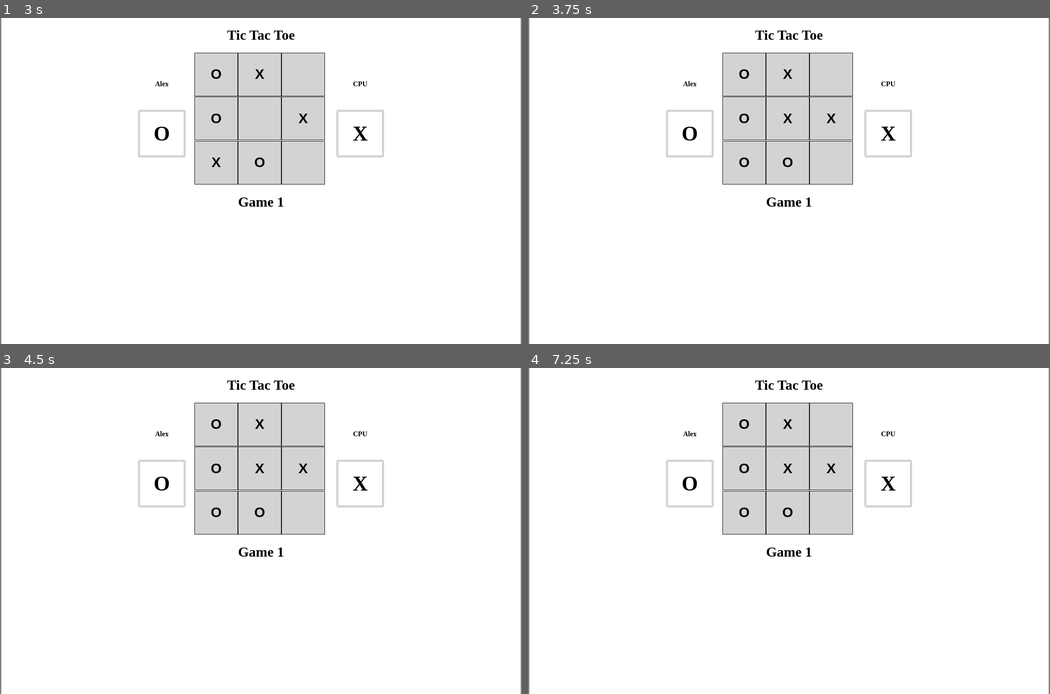
Above: before the commit, frames 1-4 (two rows, left to right).
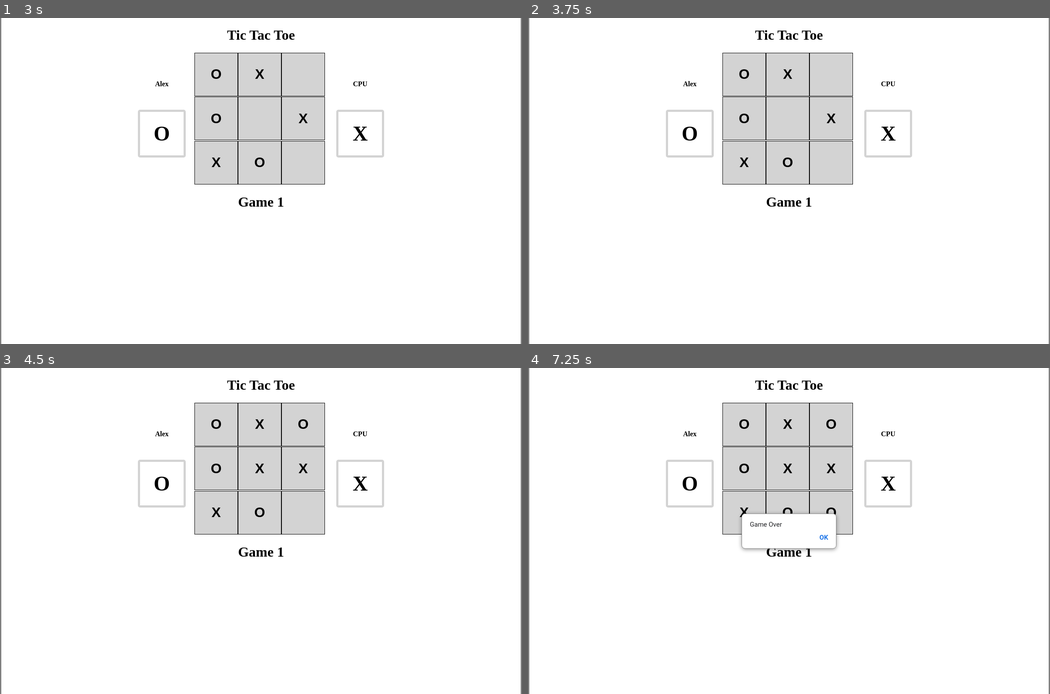
Above: after the commit, the same moments.

Repository: blacksmithofficial/tic_tac_toe_JS
Game: browser game, page index.html
The game is run twice, just before and just after one commit, with the same random seed, the same clock (stepped at 60 frames per second) and the same inputs. When the page shows a pop-up message, it is drawn as a white box for half a second while everything else waits; a line starting with > is the answer the replay typed.
Inputs (mouse positions are in pixels of both pictures, inside the frame that each line leads up to):
- Up to frame 1 (3 s): click "Start Game" at 0.27 s; click (261, 184) at 0.52 s; type "Alex" at 0.52 s; click "Continue" at 0.77 s; click "O" at 1.27 s; click (261, 161) at 1.87 s; click (214, 119) at 2.02 s; click (214, 73) at 2.47 s
- Up to frame 2 (3.75 s): click "O" at 3.07 s; click "X" at 3.67 s
- Up to frame 3 (4.5 s): click (302, 423) at 4.27 s
- Up to frame 4 (7.25 s): click "X" at 4.52 s; click "X" at 4.87 s; click "O" at 5.47 s; click "O" at 6.07 s; click "X" at 6.67 s; click (830, 511) at 7.02 s

Frame 1 is identical in both runs. In frame 2, less than 0.1% of the frame differs, in the area x 40-51%, y 29-46%; in frame 3, less than 0.1%; in frame 4, 1.5%, in the area x 40-60%, y 15-57%.

Commit message:
[11.12.2026] Grid Streak Functionality

Diff:
--- a/index.html
+++ b/index.html
@@ -63,7 +63,7 @@
             </div>
         </div>
         <h1 id="game_display"></h1>
-        <!-- <div id="turn_display"></div> -->
+        <div id="endgame_display" style="display: none;"></div>
      </div>
 
     <script src="index.js"></script>
--- a/index.js
+++ b/index.js
@@ -1,17 +1,19 @@
 // TIC TAC TOE ( JAVASCRIPT )
 
-// [ Variables ] : ( Setup / Menu )
+// [ Variables ] : ( Setup / Menu ) Phase 1
 const start_menu = document.getElementById("start_menu");
 const mode_select = document.getElementById("mode_select");
 const set_username = document.getElementById("set_username");
 const shape_select = document.getElementById("shape_select");
 
+// [ Variables ] : ( Setup / Menu ) Phase 2
 const start_button = document.getElementById("start_button");
 const continue_button = document.getElementById("continue_button");
 const username = document.getElementById("username");
 const circle_option = document.getElementById("circle_option");
 const cross_option = document.getElementById("cross_option");
 
+// [ Variables ] : ( Game Window )
 const game_board = document.getElementById("game_board");
 const player_display = document.getElementById("player_display");
 const player_username_display = document.getElementById("player_username_display");
@@ -20,10 +22,7 @@
 const grid = document.getElementById("grid");
 const game_display = document.getElementById("game_display");
 const grid_boxes = document.querySelectorAll(".grid_box");
-
-const turn_display = document.getElementById("turn_display");
-
-
+const endgame_display = document.getElementById("victory_display");
 
 // [ Variables ] : ( Game-Start )
 const shapes = ['O', "X"];
@@ -31,17 +30,13 @@
 let game_count = 0;
 let player_turn, cpu_turn;
 
-
 // [ Variables ] : Grid ( 3x3 )
 let box_count = 9;
 let space_count = 9;
-let marked_count = 0;
 let grid_full = false;
 let reference_list = ['', '', '', '', '', '', '', '', ''];
 let cpu_boxes = [];
-
-
-
+let player_boxes = [];
 
 
 // [ System ] :  ( Start Menu EventListeners )
@@ -84,31 +79,33 @@
 // [ System ] : ( Game Board EventListeners )
 grid_boxes.forEach((grid_box) => {
     grid_box.addEventListener("click", () => {
-        if(space_count > 0){
+        if(space_count > 0 && grid_box.innerHTML === ''){
             grid_box.innerHTML = player_shape;
             reference_list[grid_box.id] = player_shape;
+            player_boxes.push(grid_box.id);
             space_count--;
             cpuAttempt();
-
-            // Debug
-            console.log(`reference_list : ${reference_list}`);
-            console.log(`${grid_box.id}`);
-            console.log(`space_count : ${space_count}`);
+            streakCheck(player_boxes, cpu_boxes);
+
+            if (space_count < 1){
+                window.alert("Game Over");
+            }
+
+            // [ Debug ]
+            // console.log(`reference_list : ${reference_list}`);
+            // console.log(`${grid_box.id}`);
+            // console.log(`space_count : ${space_count}`);
+            // console.log(`player attempts : ${player_boxes}`)
         }
     })
 })
-
 
 // [ Functions ] : ( Grid )
 function cpuAttempt(){
-    // Random Number Generator
-    //      - random num [0 - 8]
-    //      - tracker list (attempts) : prevents repeat numbers
-    //      - tracker list (player attempts) : prevents overwrites
-
-    // [ Condition ] : Duplicate
+    // [ Variables ]
     let cpu_attempt = Math.floor(Math.random() * 9);
 
+    // [ Conditionals ]
     if(reference_list[cpu_attempt] !== '' && space_count > 0){
         cpuAttempt();
     } else if (reference_list[cpu_attempt] === '' && space_count > 0){
@@ -121,67 +118,86 @@
     } else {
         return;     // Exit Function
     }
-    // reference_list[cpu_attempt] = cpu_shape;
-
-    // // Grid Scan
-    // for(let i = 0; i < reference_list.length; i++){
-    //     if(cpu_attempt === i){
-    //         cpu_attempt = Math.floor(Math.random() * 9);
-    //     }
-    // }
-
-
 
     // [ Debug ]
-    console.log(`cpu attempts : ${cpu_boxes}`);
+    // console.log(`cpu attempts : ${cpu_boxes}`);
+    // console.log(`player attempts : ${player_boxes}`);
 
 
 }
-function gridCheck(){
-    if(space_count === 0){
-        grid_boxes.forEach((grid_box) => {
-            grid_box.disabled = true;
-        })
-    }
+
+function streakCheck(arrayA, arrayB){
+    // consecutive count x
+    // consecutive count o
+    /** need 3 in a row */
+    /** increments when consecutive repeats */
+
+    // [ row ] [ column ] [ diagonal ]
+    // 3 rows
+    // 3 columns
+    // 2 diagonals
+
+    // [ Arrays ] : Strings (Sequences) 3!
+    rows = ["012","021","102","120","210","201",
+            "345","354","435","453","534","543",
+            "678","687","768","786","867","876"];
+    columns = ["036","063","306","360","603","630",
+                "147","174","417","471","714","741",
+                "258","285","528","582","825","852"];
+    diagonals = ["048","084","408","480","804","840",
+                 "246","264","426","462","624","642"];
+
+    // [ Arrays ] : Convert
+    let subArrayA = arrayA.toString().split(",");
+    let subArrayB = arrayB.toString().split(",");
+
+    let allocatorA = "";
+    let allocatorB = "";
+
+    // [ Loop ] : Allocate subArrays
+    for(let i = 0; i < subArrayA.length; i++){
+        allocatorA += subArrayA[i];
+    }
+    for(let i = 0; i < subArrayB.length; i++){
+        allocatorB += subArrayB[i];
+    }
+
+    // [ Loop ] : Rows
+    for(let i = 0; i < rows.length; i++){
+        if(allocatorA.includes(rows[i]) || allocatorB.includes(rows[i])){
+            window.alert("STREAK DETECTED");
+            console.log("STREAK DETECTED");
+
+            endgame_display.innerHTML = "GAME OVER";
+            endgame_display.style.display = "flex";
+        }
+    }
+    // [ Loop ] : Columns
+    for(let i = 0; i < columns.length; i++){
+        if(allocatorA.includes(columns[i]) || allocatorB.includes(columns[i])){
+            window.alert("STREAK DETECTED");
+            console.log("STREAK DETECTED");
+
+            endgame_display.innerHTML = "GAME OVER";
+            endgame_display.style.display = "flex";
+        }
+    }
+    // [ Loop ] : Diagonals
+    for(let i = 0; i < diagonals.length; i++){
+        if(allocatorA.includes(diagonals[i]) || allocatorB.includes(diagonals[i])){
+            window.alert("STREAK DETECTED");
+            console.log("STREAK DETECTED");
+
+            endgame_display.innerHTML = "GAME OVER";
+            endgame_display.style.display = "flex";
+        }
+    }
+
+    // [ Debug ]
+    // console.log(`subArray A : ${subArrayA}`);
+    // console.log(`subArray B : ${subArrayB}`);
+    // console.log(subArrayA);
+    // console.log(subArrayB);
+    console.log(allocatorA);
+    console.log(allocatorB);
 }
-
-
-
-/**
- *     [ Objects ] : System
- *
- *      - [ Player ]
- *          a. wins
- *          b. losses
- *          c. shape
- *          d. boxes        [ array / list : of squares player marked ]
- *          e. streak       ( boolean : r )
- *
- *      - [ Grid ]
- *          a. box_count
- *          b. full         ( boolean : r )
- *          c. empty_count  ( r )
- *          e. marked_count ( r )
- *
- *      - [ Box ]
- *          a. marked       ( boolean : r )
- *          b. shape        ( r )
- *
- *
- *
- *      [ Objects ] : Components
- *
- *        - [ Start Menu ]
- *        - [ Grid ]
- *        - [ Display ]
- *        - [ Turn Alert ]
- *        - [ Victory Alert ]
- *        - [ End Menu ]
- *
- *
- *      [ Methods ]
- *
- *        - [ Shape Select ] : determines CPU shape based on Player shape select
- *        - [ Streak Check ] : active board check scanning for XXX or OOO
- *        - [  ]
- */
--- a/styles.css
+++ b/styles.css
@@ -77,15 +77,17 @@
 #username{
     text-align: center;
 }
-#turn_display{
+#endgame_display{
     display: flex;
     position: relative;
-    left: 20vw;
-    width: 590px;
-    height: 90px;
+    left: 28.5vw;
+    width: 40vw;
+    height: 60px;
 
     text-align: center;
     align-items: center;
+    justify-content: center;
 
     border: 1px solid black;
+    border-radius: 5px;
 }
